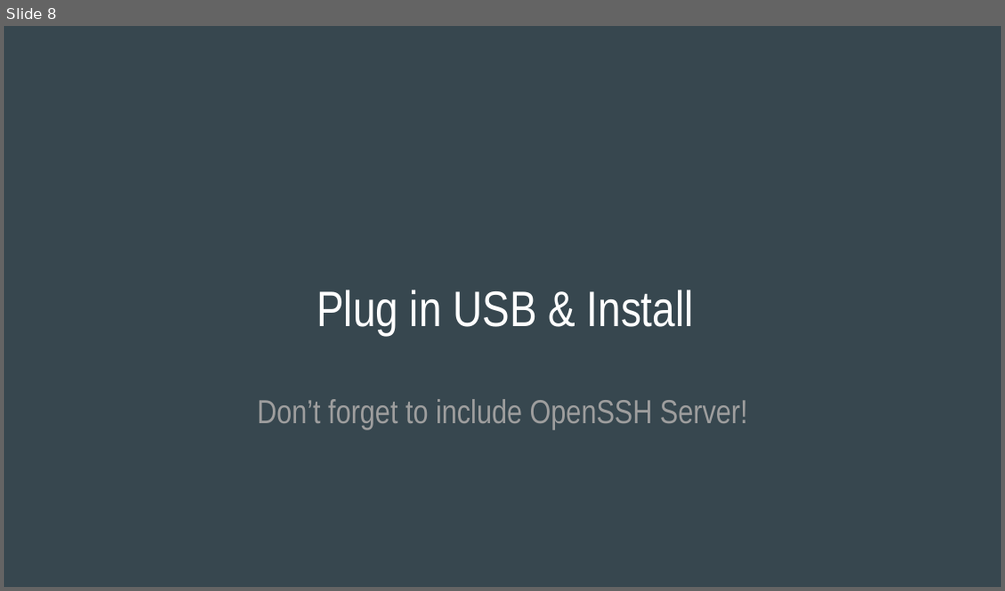
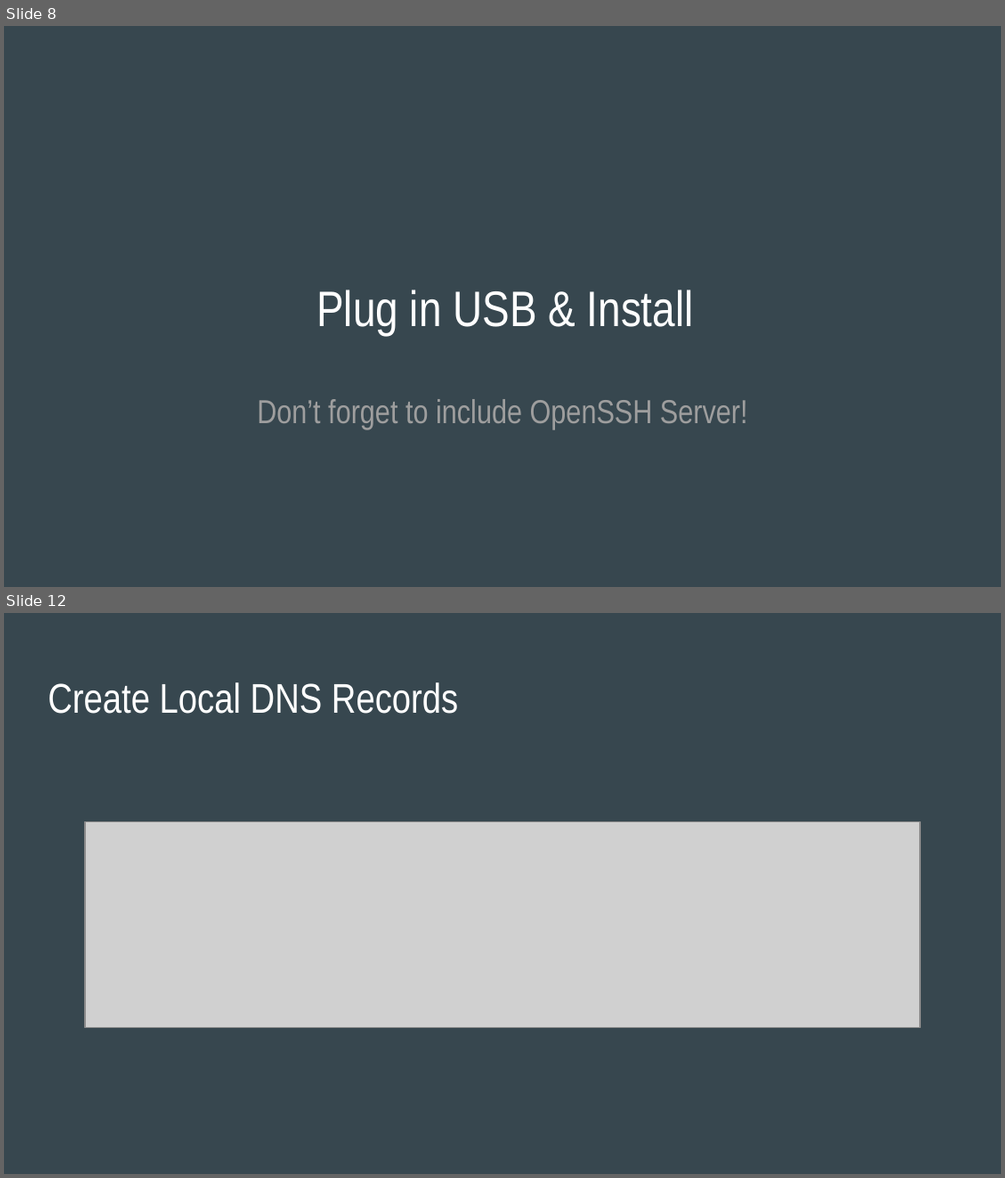
Before and after one commit to phat-sumo/everyone-can-be-root, a slide deck: everyone-can-be-root.pptx. Shown one above the other, each under a label of ours: slide 8 before the commit, slides 8 and 12 after it; the slides between them are not shown. The pictures are 1005x591 and 1005x1178 pixels, drawn with LibreOffice and Linux fonts; fonts in the diff are those of the drawing; grey boxes stand for pictures. Boxes give left, top, right and bottom in pixels: in the first picture for what was removed or moved away, otherwise in the second. Text is boxed around its words. In the diff, an @@ line names an element or a change of style, - is before the commit and + after.

```diff
--- a/everyone-can-be-root.pptx
+++ b/everyone-can-be-root.pptx
@@ slide 12 added at [4, 613, 1001, 1174], background #37474F @@
@@ title added at [48, 682, 458, 714], 30 pt, text #FFFFFF @@
+Create Local DNS Records
@@ picture added at [85, 822, 920, 1028] @@
```
Also in this commit, not shown: 2 slides changed, 17 other slides added, 5 other files.
